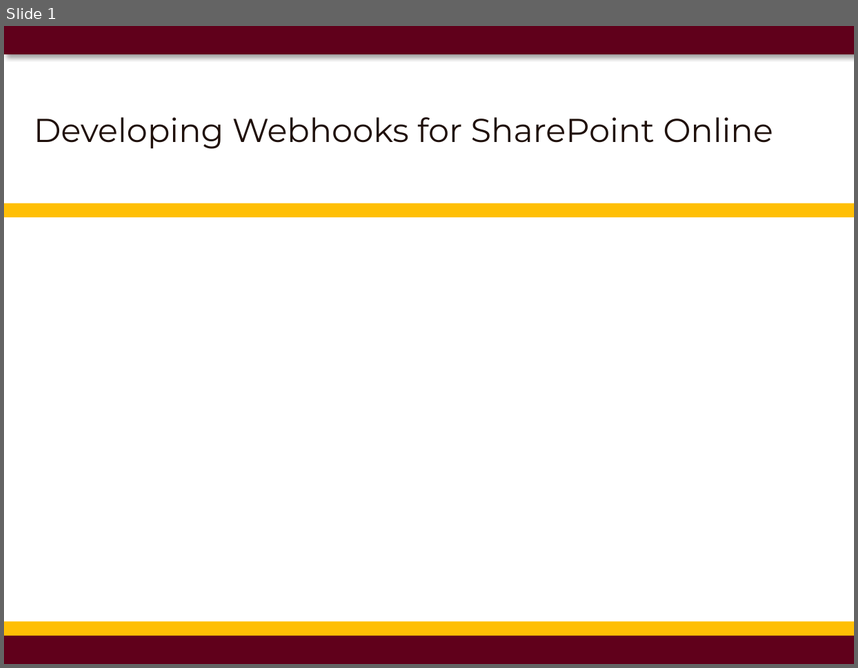
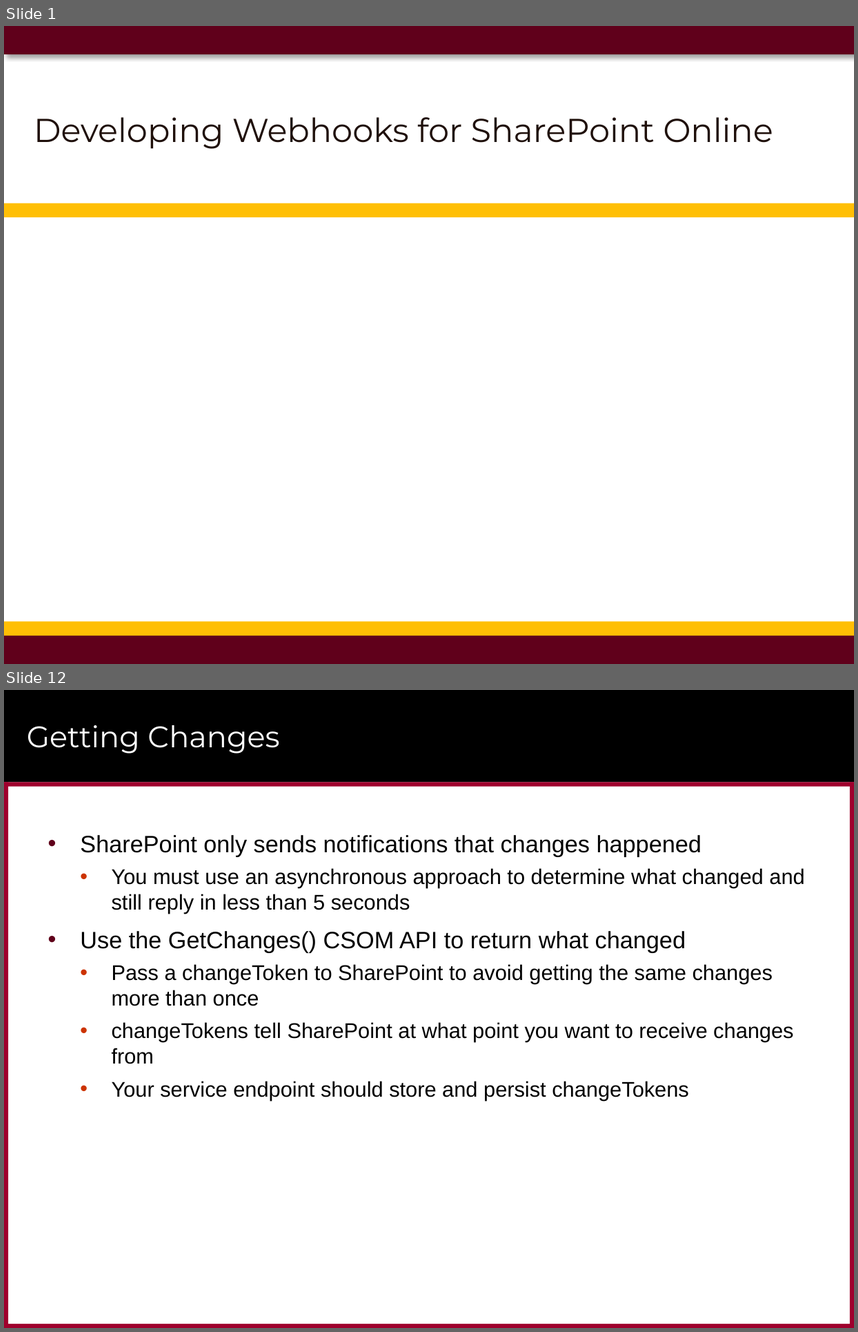
Before and after one commit to CriticalPathTraining/MSD365_Courseware, a slide deck: 12 WebHooks.pptx. Shown one above the other, each under a label of ours: slide 1 before the commit, slides 1 and 12 after it; the slides between them are not shown. The pictures are 858x668 and 858x1332 pixels, drawn with LibreOffice and Linux fonts; fonts in the diff are those of the drawing; background and template pictures are left out. Boxes give left, top, right and bottom in pixels: in the first picture for what was removed or moved away, otherwise in the second. Text is boxed around its words. In the diff, an @@ line names an element or a change of style, - is before the commit and + after.

```diff
--- a/12 WebHooks.pptx
+++ b/12 WebHooks.pptx
@@ slide 12 added at (4, 690, 854, 1328), background #FFFFFF @@
@@ rectangle added at (4, 690, 854, 782), fill #000000 @@
@@ title added at (27, 725, 279, 753), 25.2 pt, text #FFFFFF @@
+Getting Changes
@@ rectangle added at (4, 782, 854, 786), fill #9F002D @@
@@ rectangle added at (4, 782, 8, 1328), fill #9F002D @@
@@ rectangle added at (850, 782, 854, 1328), fill #9F002D @@
@@ text added at (80, 835, 804, 1100), 18 pt, text #000000 @@
+• SharePoint only sends notifications that changes happened
+  • You must use an asynchronous approach to determine what changed and still reply in less than 5 seconds
+• Use the GetChanges() CSOM API to return what changed
+  • Pass a changeToken to SharePoint to avoid getting the same changes more than once
+  • changeTokens tell SharePoint at what point you want to receive changes from
+  • Your service endpoint should store and persist changeTokens
@@ rectangle added at (805, 1283, 838, 1314), fill #FFFFFF at 75% opacity @@
@@ rectangle added at (4, 1323, 854, 1328), fill #9F002D @@
```
Also in this commit, not shown: 21 other slides added, 1 slide removed, 10 other files.
